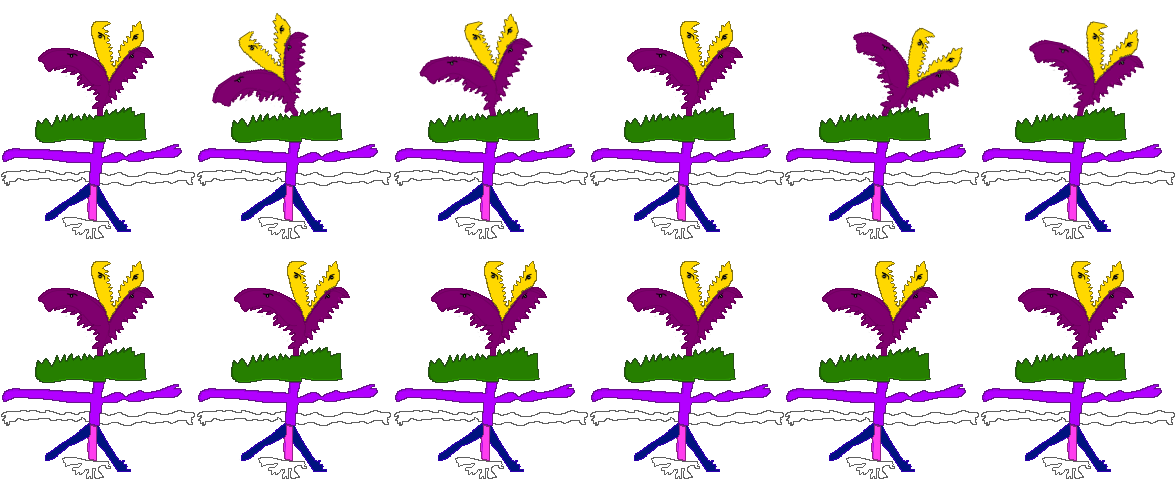
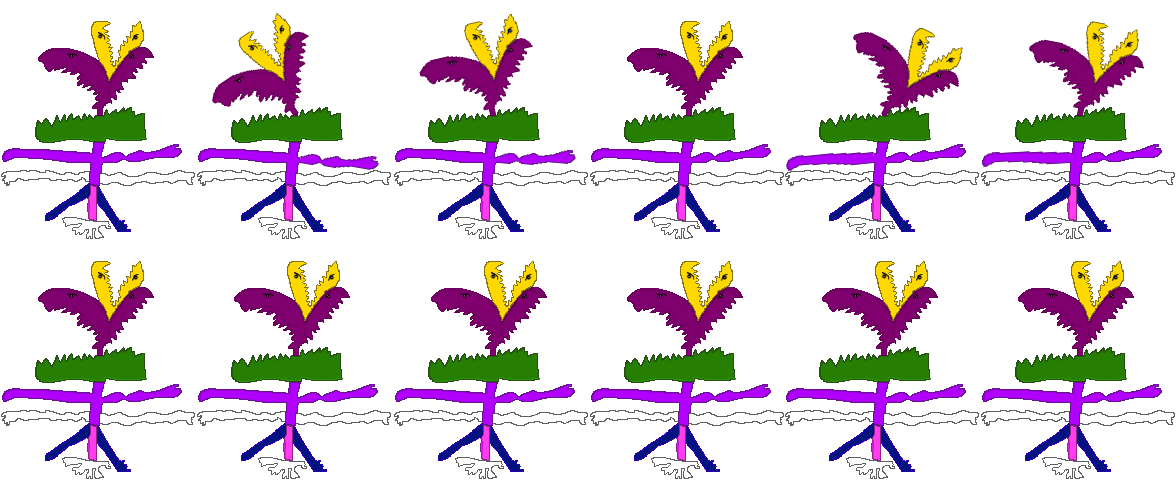
Comparing the layer stacks of the two 1176 x 480 images. Changes:
painted on "Purple/White Leaves" over [300, 144, 1070, 171]
